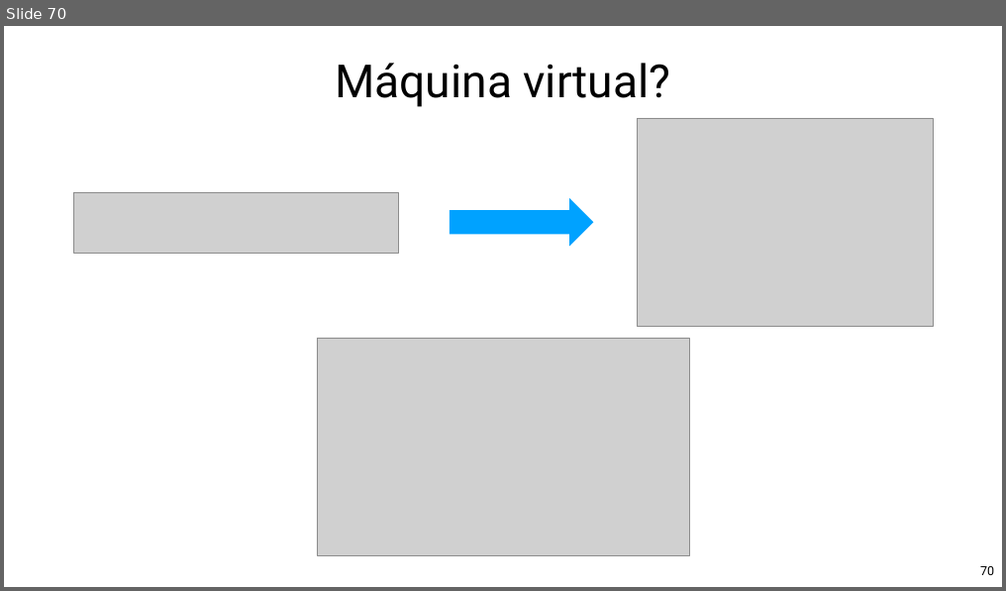
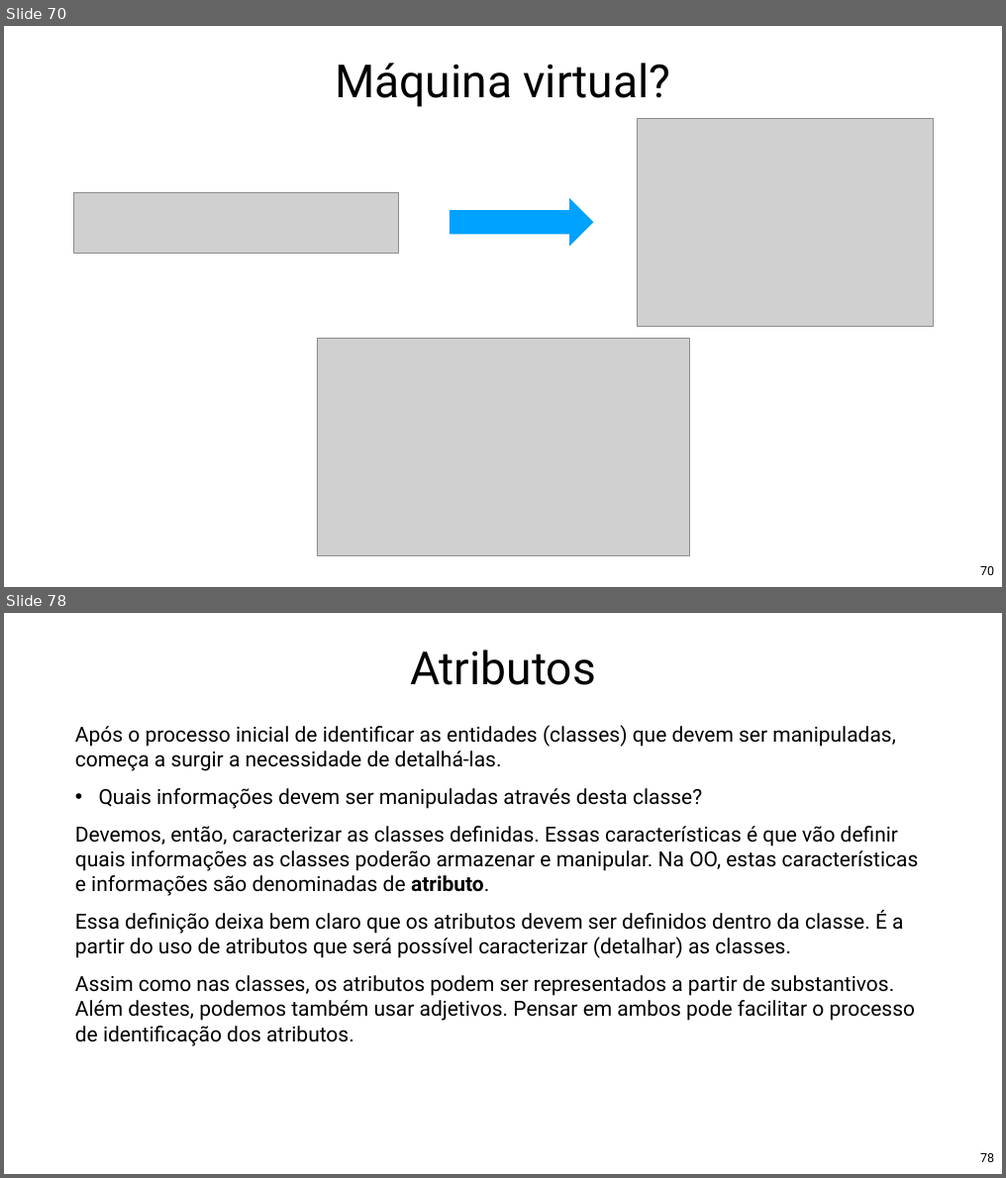
Before and after one commit to Pedrorocha13/2021.1-progoo, a slide deck: materiais/slides.pptx. Shown one above the other, each under a label of ours: slide 70 before the commit, slides 70 and 78 after it; the slides between them are not shown. The pictures are 1006x591 and 1006x1178 pixels, drawn with LibreOffice and Linux fonts; fonts in the diff are those of the drawing; grey boxes stand for pictures; background and template pictures are left out. Boxes give left, top, right and bottom in pixels: in the first picture for what was removed or moved away, otherwise in the second. Text is boxed around its words. In the diff, an @@ line names an element or a change of style, - is before the commit and + after.

```diff
--- a/materiais/slides.pptx
+++ b/materiais/slides.pptx
@@ slide 78 added at <box>4,613,1002,1174</box>, background picture (left out) @@
@@ title added at <box>410,650,596,685</box>, 88 pt, text #000000 @@
+Atributos
@@ text added at <box>75,725,919,1047</box>, 40 pt, text #000000 @@
+Após o processo inicial de identificar as entidades (classes) que devem ser manipuladas, começa a surgir a necessidade de detalhá-las.
+• Quais informações devem ser manipuladas através desta classe?
+Devemos, então, caracterizar as classes definidas. Essas características é que vão definir quais informações as classes poderão armazenar e manipular. Na OO, estas características e informações são denominadas de atributo.
+Essa definição deixa bem claro que os atributos devem ser definidos dentro da classe. É a partir do uso de atributos que será possível caracterizar (detalhar) as classes.
+Assim como nas classes, os atributos podem ser representados a partir de substantivos. Além destes, podemos também usar adjetivos. Pensar em ambos pode facilitar o processo de identificação dos atributos.
@@ page number added at <box>980,1154,994,1162</box>, 24 pt, text #000000 @@
+78
```
Also in this commit, not shown: 25 slides changed, 17 other slides added, 1 other file.
